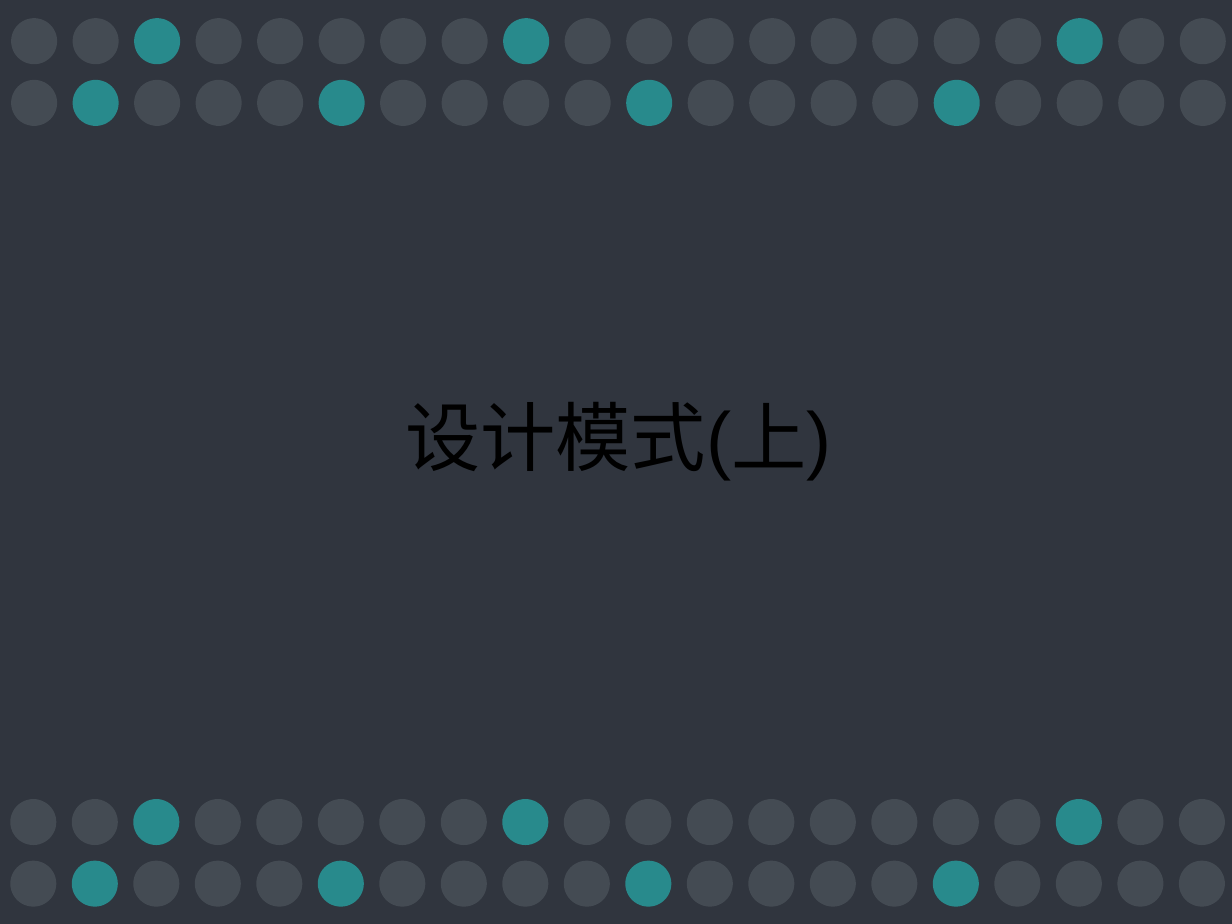
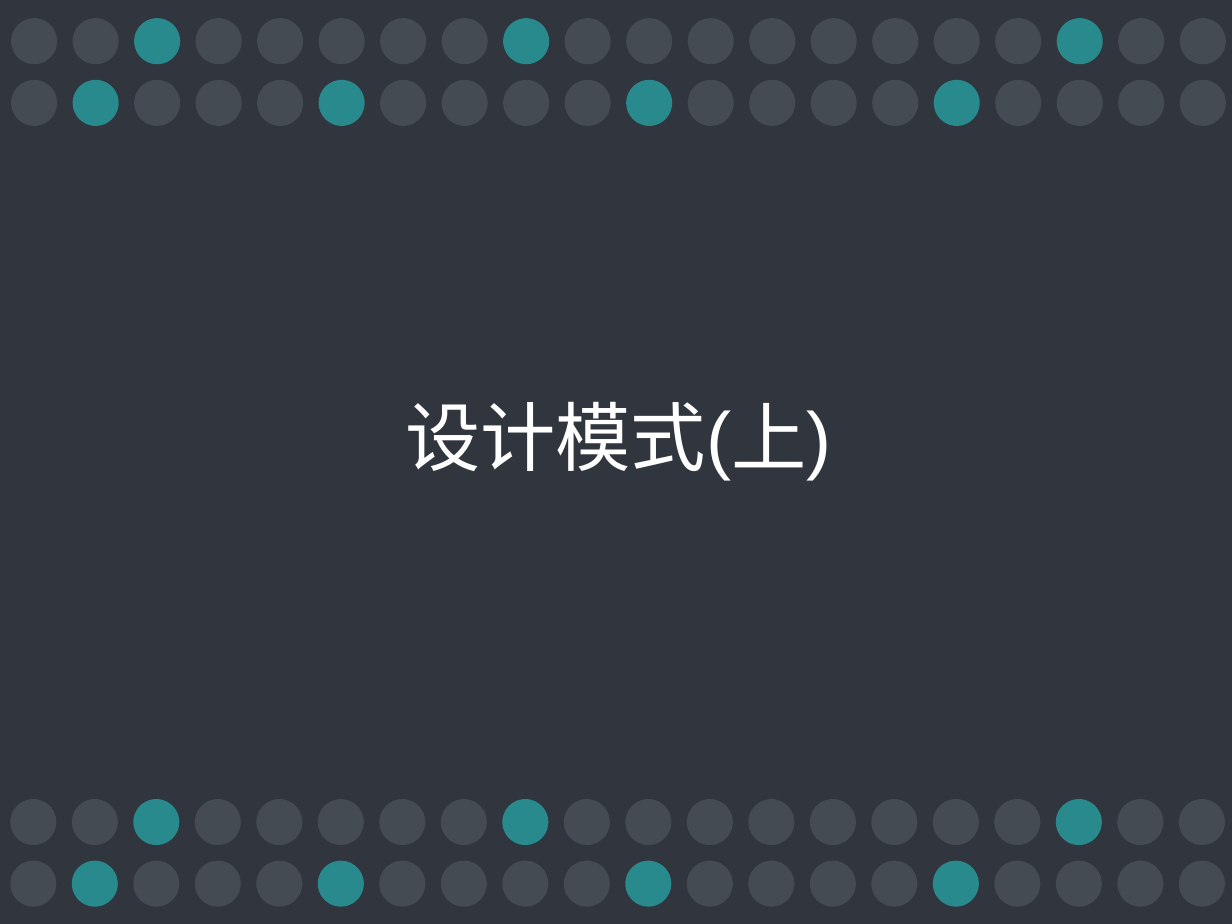
Before and after one commit to MintLy/JavaDesignMode, a slide deck: slide 1 of DesignMode.ppt. Drawn at 1232x924 pixels with LibreOffice and Linux fonts; fonts in the diff are those of the drawing. Boxes give left, top, right and bottom in pixels: in the first picture for what was removed or moved away, otherwise in the second. Text is boxed around its words. In the diff, an @@ line names an element or a change of style, - is before the commit and + after.

Commit message:
ppt Fixed format

```diff
--- a/DesignMode.ppt
+++ b/DesignMode.ppt
@@ text "设计模式(上)" at (405, 401, 832, 481): text colour #000000 to #FFFFFF @@
```
Also in this commit, not shown: 42 other slides changed.
